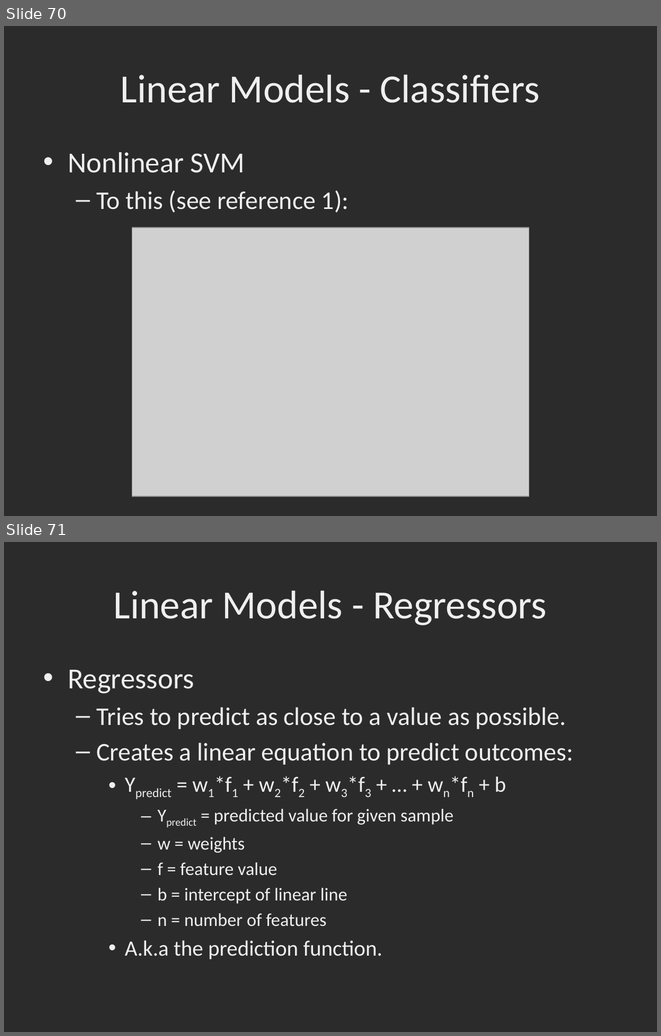
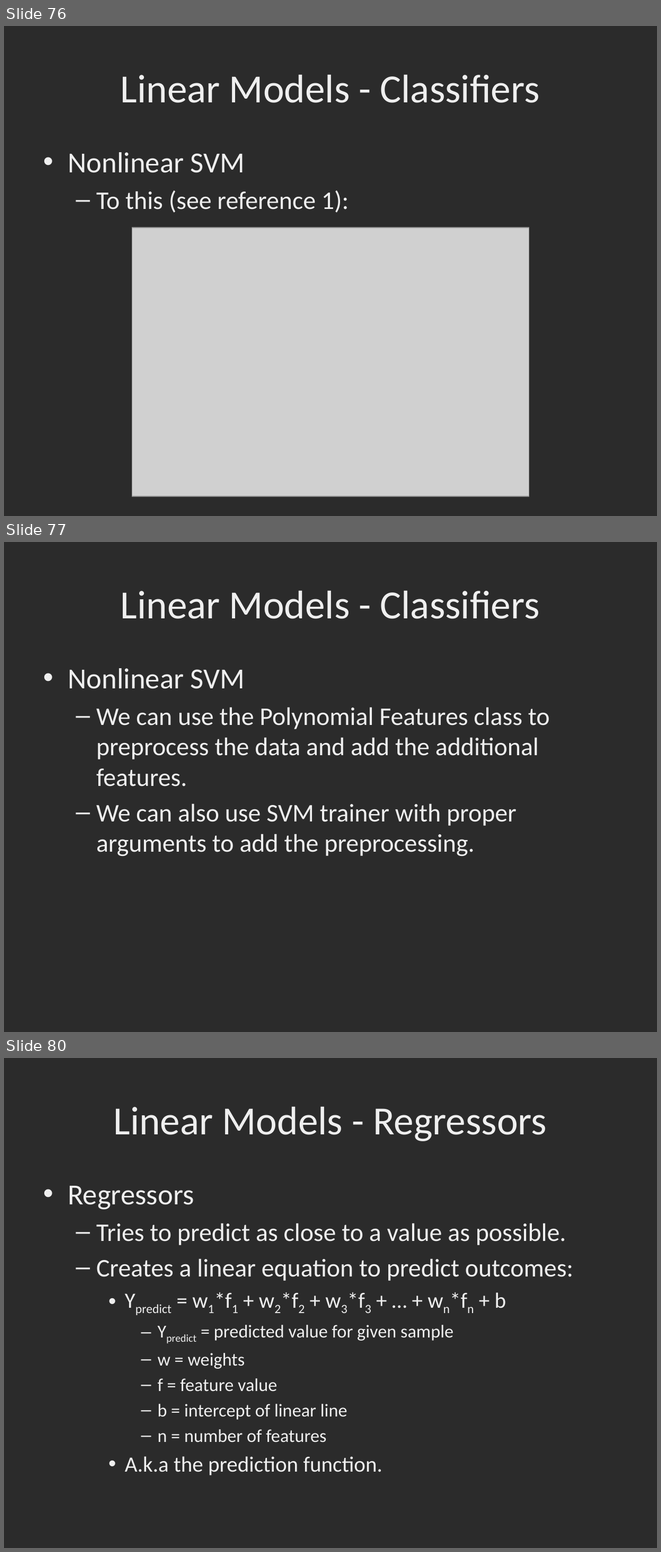
Before and after one commit to dbowmans46/PracticalProgramming, a slide deck: Session 7 - Python/Instructional Material/Session 7 - Python Brief Intro to Machine Learning with Scikit Learn.pptx. Shown one above the other, each under a label of ours: slides 70 and 71 before the commit, slides 76, 77 and 80 after it; the slides between them are not shown. The pictures are 661x1036 and 661x1552 pixels, drawn with LibreOffice and Linux fonts; fonts in the diff are those of the drawing; grey boxes stand for pictures; background and template pictures are left out; a plain dark background stands for a picture behind light text. Boxes give left, top, right and bottom in pixels: in the first picture for what was removed or moved away, otherwise in the second. Text is boxed around its words. In the diff, an @@ line names an element or a change of style, - is before the commit and + after.

Commit message:
Added docstrings to MLHelper, fixed linear equations in slides, added SVM slides, updated logistic regression and regularization slides, SVM code, fixed Logistic Regression code.

```diff
--- a/Session 7 - Python/Instructional Material/Session 7 - Python Brief Intro to Machine Learning with Scikit Learn.pptx
+++ b/Session 7 - Python/Instructional Material/Session 7 - Python Brief Intro to Machine Learning with Scikit Learn.pptx
@@ slide 77 added at [4,542,657,1032], background picture (left out) @@
@@ title added at [121,590,540,619], 44 pt, text #EFEFEF @@
+Linear Models - Classifiers
@@ text added at [68,668,550,856], 28 pt, text #EFEFEF @@
+• Nonlinear SVM
+  – We can use the Polynomial Features class to preprocess the data and add the additional features.
+  – We can also use SVM trainer with proper arguments to add the preprocessing.
@@ what was slide 70 is now slide 76 @@
@@ what was slide 71 is now slide 80 @@
```
Also in this commit, not shown: 3 slides changed, 9 other slides added, 1 slide removed, 2 other files.
